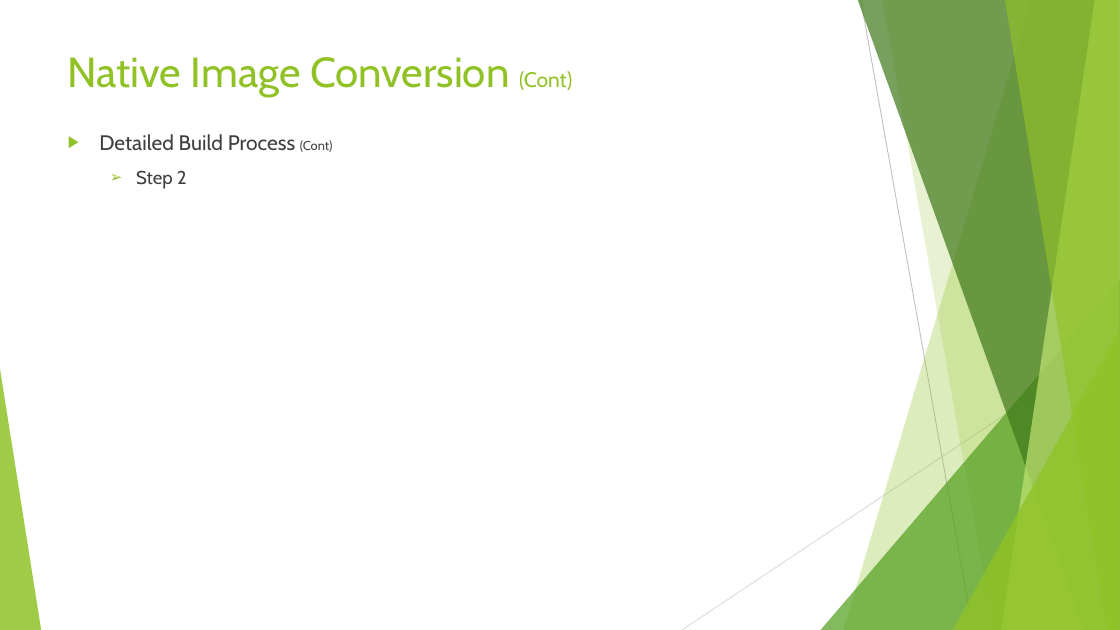
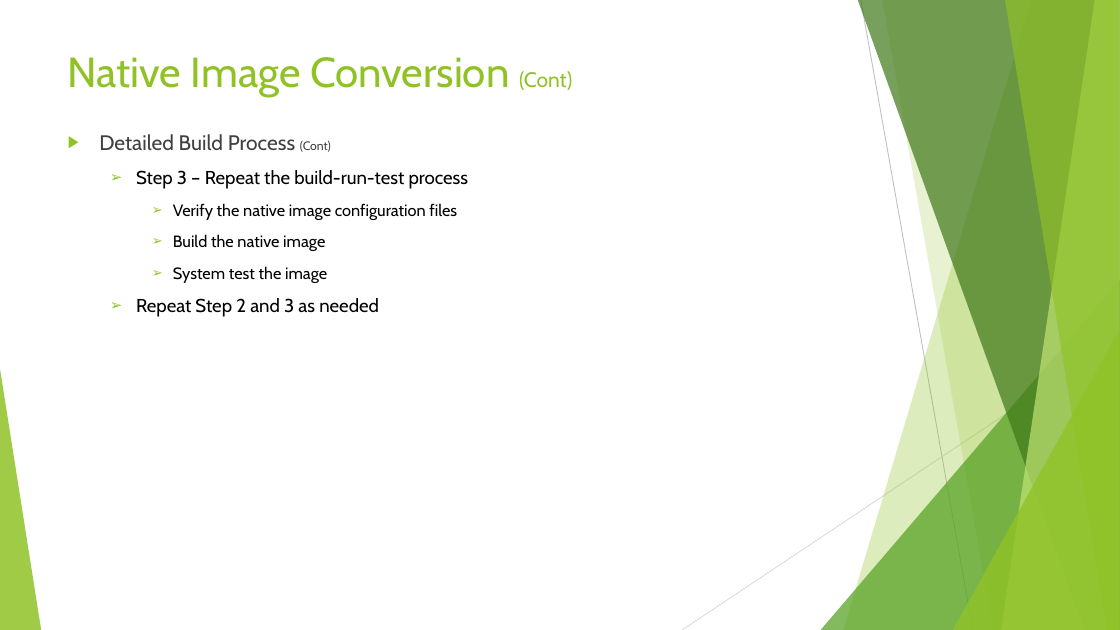
Before and after one commit to Rohan427/Qpid4Graal, a slide deck: slide 27 of doc/reference/GraalVm _Upgrade.pptx. Drawn at 1120x630 pixels with LibreOffice and Linux fonts; fonts in the diff are those of the drawing. Boxes give left, top, right and bottom in pixels: in the first picture for what was removed or moved away, otherwise in the second. Text is boxed around its words. In the diff, an @@ line names an element or a change of style, - is before the commit and + after.

```diff
--- a/doc/reference/GraalVm _Upgrade.pptx
+++ b/doc/reference/GraalVm _Upgrade.pptx
@@ text at (99,134,331,152): size 11 to 10.5 pt in "(Cont)" @@
@@ text at (136,170,469,317): text changed; size 16 to 14 pt; text colour #404040 to #000000 @@
-  ➢ Step 2
+  ➢ Step 3 – Repeat the build-run-test process
+    ➢ Verify the native image configuration files
+    ➢ Build the native image
+    ➢ System test the image
+  ➢ Repeat Step 2 and 3 as needed
```
Also in this commit, not shown: 6 other slides changed, 5 slides added.
